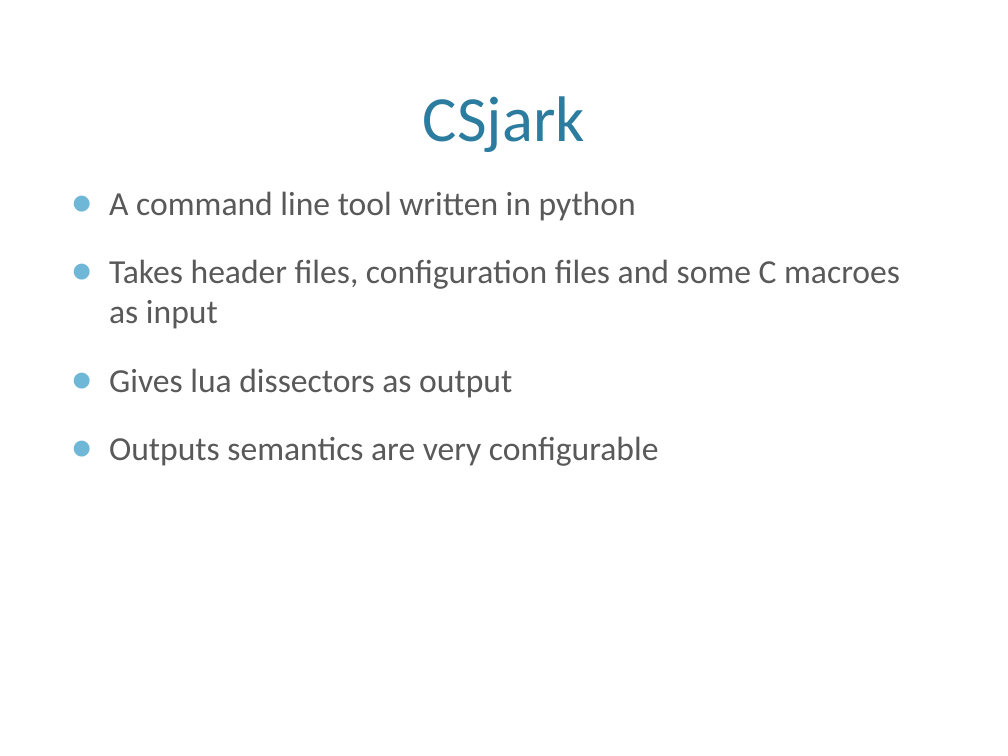
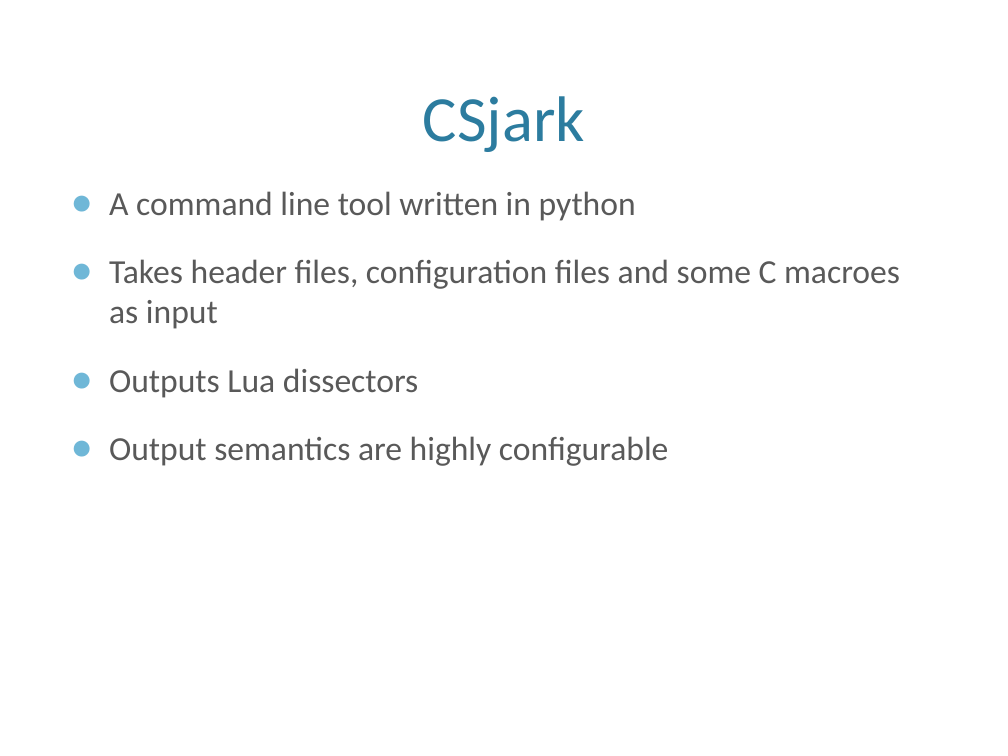
Before and after one commit to eventh/kpro9, a slide deck: slide 9 of presentation/TDT4290_Customer_Presentasjon.pptx (slide 10 before the commit). Drawn at 1008x756 pixels with LibreOffice and Linux fonts; fonts in the diff are those of the drawing; background and template pictures are left out. Boxes give left, top, right and bottom in pixels: in the first picture for what was removed or moved away, otherwise in the second. Text is boxed around its words. In the diff, an @@ line names an element or a change of style, - is before the commit and + after.

```diff
--- a/presentation/TDT4290_Customer_Presentasjon.pptx
+++ b/presentation/TDT4290_Customer_Presentasjon.pptx
@@ text at bbox=[109, 368, 669, 466]: text changed @@
-● Gives lua dissectors as output
-● Outputs semantics are very configurable
+● Outputs Lua dissectors
+● Output semantics are highly configurable
```
Also in this commit, not shown: 5 other slides changed, 1 slide removed.
